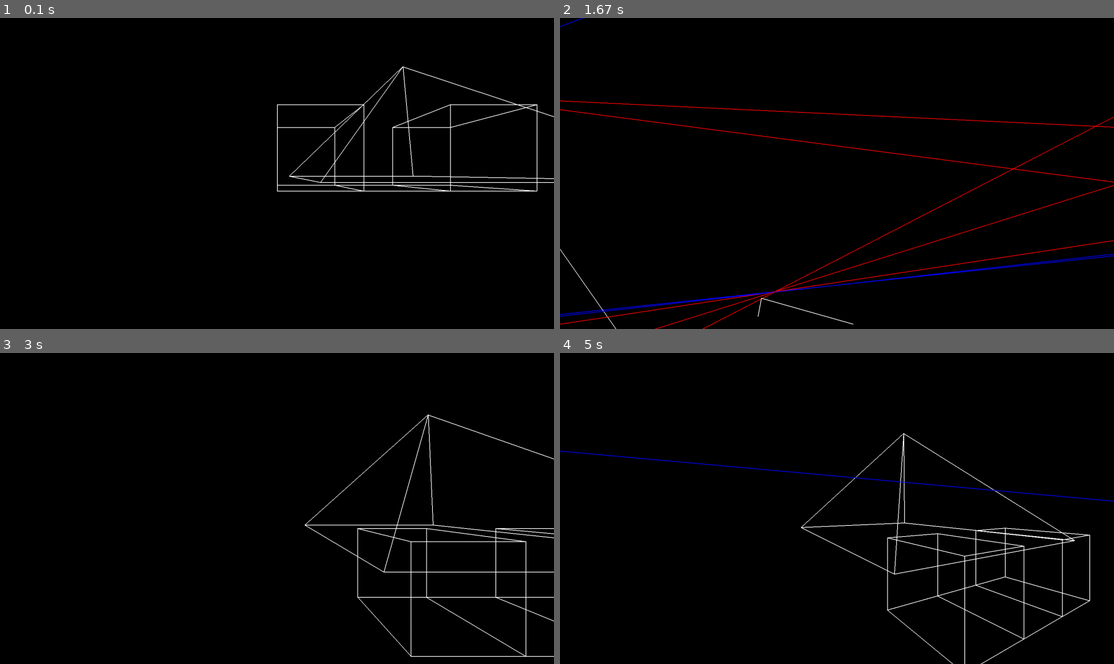
Above: before the commit, frames 1-4 (two rows, left to right).
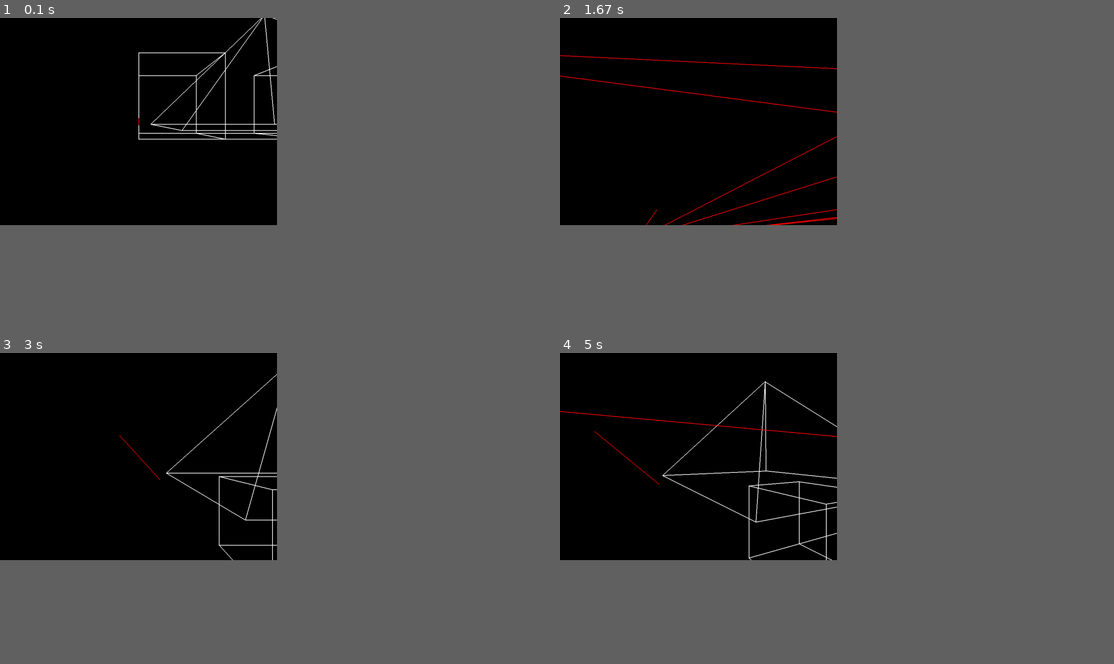
Above: after the commit, the same moments.

Repository: Anthony-Gambale/Pygame-3D
Game: pygame game, started from exmaple.py
Two runs of this game, one before a commit and one after it. Both use one fixed random seed, a clock stepped at 60 frames per second and the inputs below.
Inputs:
- Up to frame 1 (0.1 s): no input
- Up to frame 2 (1.67 s): hold Right 0.33-0.8 s; hold Up 0.83-1.13 s; hold W 0.83-1.13 s; tap Space at 0.9, 1.23, 1.53 s; hold Right 1.17-1.63 s; hold D 1.17-1.63 s
- Up to frame 3 (3 s): hold Left 1.67-2.2 s; hold A 1.67-2.2 s; tap Space at 1.73, 2.03, 2.3, 2.63, 2.93 s; hold Down 2.23-2.53 s; hold S 2.23-2.53 s; hold Left 2.57-2.97 s; hold A 2.57-2.97 s
- Up to frame 4 (5 s): hold Up 3-3.37 s; hold W 3-3.37 s; tap Space at 3.07, 3.47, 3.77, 4.13, 4.53, 4.83 s; hold Right 3.4-4.03 s; hold D 3.4-4.03 s; hold Down 4.07-4.43 s; hold S 4.07-4.43 s; hold Left 4.47-4.93 s; hold A 4.47-4.93 s; hold Right from 4.97 s (still down); hold D from 4.97 s (still down)
In our replay, the window is 900x506 before the commit and 450x337 after it. These sizes can differ from the game's own. Grey fills any space a smaller window leaves; there, only what the larger window draws over its background counts as a difference.

The runs differ from the first frame. In frame 1, 2.7% of the frame differs, in the area x 25-100%, y 0-56%; in frame 2, 3.4%; in frame 3, 2.2%; in frame 4, 3.4%, in the area x 0-100%, y 9-100%.

Commit message:
testing projection functions

Diff:
--- /dev/null
+++ b/example_models/axes.txt
@@ -0,0 +1,7 @@
+// lines for the axes
+// x axis
+-1000,0,0,1000,0,0
+// y axis
+0,-1000,0,0,1000,0
+// z axis
+0,0,-1000,0,0,1000
--- a/exmaple.py
+++ b/exmaple.py
@@ -2,22 +2,25 @@
 import pygame
 import pygame3D
 
-
 # initialize pygame3D scene and models
 pygame.init()
-scene = pygame3D.Scene(1600, 900, True) # new scene
+scene = pygame3D.Scene(800, 600, True) # new scene
 
+# 3D models
 model_location = "example_models/"
 cube_model = pygame3D.read_model(model_location + "cube_model.txt")
 plane_model = pygame3D.read_model(model_location + "plane_model.txt")
 pyramid_model = pygame3D.read_model(model_location + "big_pyramid.txt")
 line_model = pygame3D.read_model(model_location + "line.txt")
+axes_model = pygame3D.read_model(model_location + "axes.txt")
 
+# add models to scene
 scene.add_shape(pyramid_model, pygame3D.Vec3([100,0,400]))
 scene.add_shape(cube_model)
 scene.add_shape(cube_model.clone(), pygame3D.Vec3([200, 0, 0]))
 scene.add_shape(plane_model)
 scene.add_shape(line_model, pygame3D.Vec3([1200,0,-500]))
+scene.add_shape(axes_model)
 
 delay_time = 10
 v_rot = 0.002 * delay_time # radians per delay tick
--- a/pygame3D/camera.py
+++ b/pygame3D/camera.py
@@ -138,4 +138,5 @@
         """check if the given point is behind the view plane"""
         diff = self.c.sub(point) # difference between player position and point
         diff_proj = diff.project(self.n) # get the component of the difference pointing in the direction of the normal vector
+        if diff_proj >= 0: print("something is behind the view plane")
         return diff_proj >= 0
--- a/pygame3D/projection.py
+++ b/pygame3D/projection.py
@@ -38,7 +38,7 @@
 
     # check if points are behind screen. if so, change transformation
     if cam.isBehind(l.p1): colour = "red"
-    if cam.isBehind(l.p2): colour = "blue"
+    if cam.isBehind(l.p2): colour = "red"
 
     # return a 2 dimensional line with the transformed points
     return Line2D(Tp1, Tp2, colour) # 2D line of Vec2D points
--- a/pygame3D/vector.py
+++ b/pygame3D/vector.py
@@ -1,6 +1,7 @@
 
 # Linear algebra arithmetic module
 from math import sqrt
+from math import ceil
 
 
 class Vec():
@@ -14,6 +15,13 @@
     def __str__(self):
         """behaviour for Vec when print() is called on it"""
         return str(self.elems) # print elements
+
+
+    def equals(self, other):
+        ret = True
+        for pair in zip(self.elems, other.elems):
+            ret &= ceil(pair[0]) == ceil(pair[1])
+        return ret
 
 
     def add(self, other):
--- /dev/null
+++ b/tests.py
@@ -0,0 +1,27 @@
+import pygame3D
+
+def testIntersectionHelper(front, back, cam):
+    # ensure that intersection calculating is idempotent
+    x = pygame3D.find_intersection(front, back, cam)
+    return x.equals(pygame3D.find_intersection(x, back, cam)) and x.equals(pygame3D.find_intersection(front, x, cam))
+
+def testIntersection():
+    camera = pygame3D.Camera()
+    count = 0
+    for i in range(0, 100, 10):
+        for j in range(0, 100, 10):
+            # make a point and push it away from the camera in one direction
+            front = pygame3D.Vec3([0,i,j]).add(camera.n.scale(100))
+            # make another point and push it away from the camera in another direction
+            back = pygame3D.Vec3([j,0,i]).add(camera.n.scale(-100))
+            # test the two points
+            if not testIntersectionHelper(front, back, camera):
+                print(f"Failed on test number {count}. The points were {front} and {back}.")
+                x = pygame3D.find_intersection(front, back, camera)
+                print(x)
+                print(pygame3D.find_intersection(front, x, camera))
+            count += 1
+    print(f"Passed all of {count} tests.")
+
+if __name__ == "__main__":
+    testIntersection()
